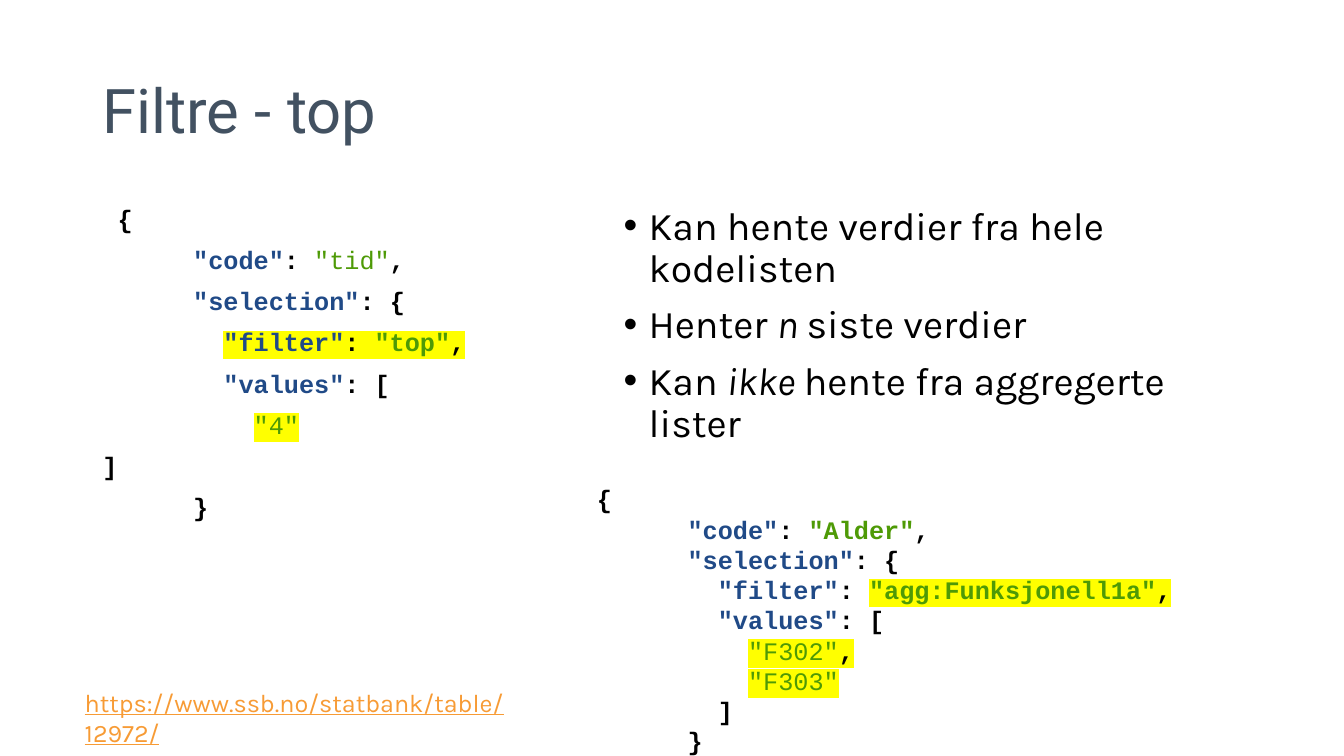
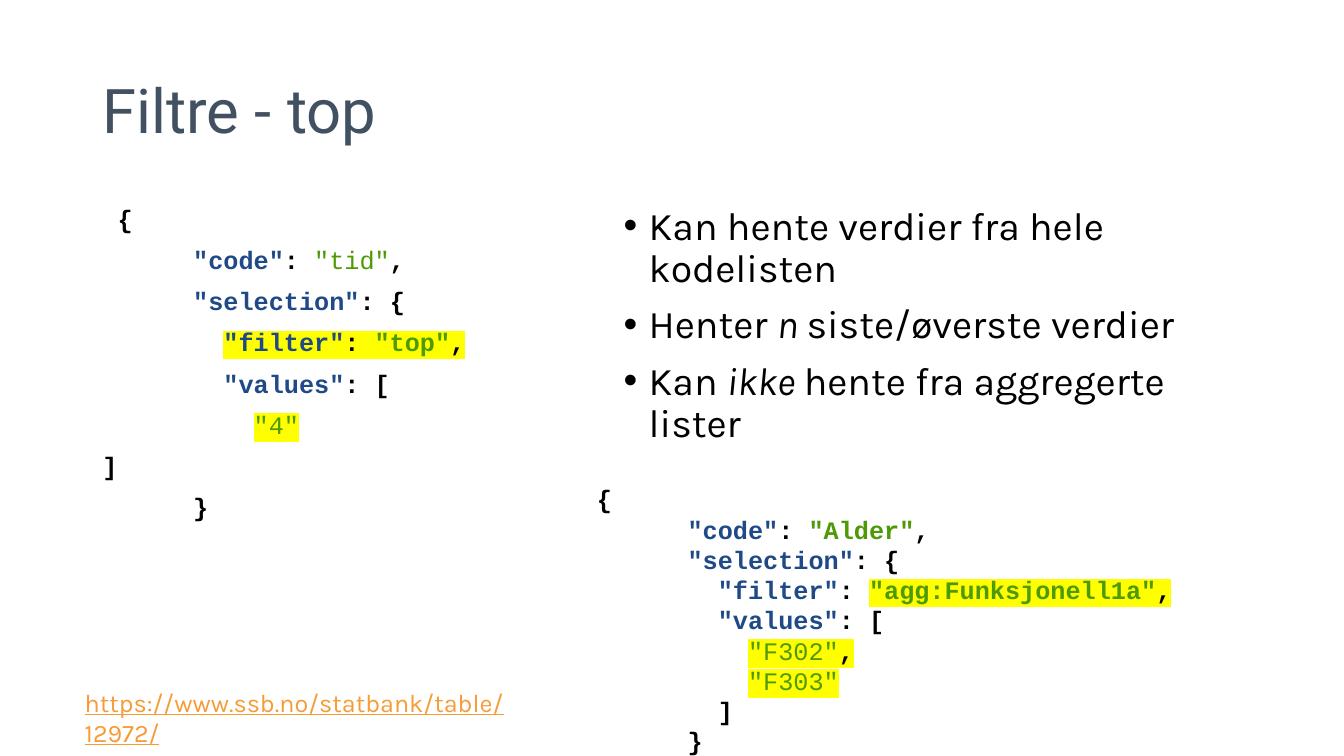
Before and after one commit to pandaAPIkurs/kursdata, a slide deck: slide 22 of Presentasjoner/Trinn2.pptx. Drawn at 1344x756 pixels with LibreOffice and Linux fonts; fonts in the diff are those of the drawing; background and template pictures are left out. Boxes give left, top, right and bottom in pixels: in the first picture for what was removed or moved away, otherwise in the second. Text is boxed around its words. In the diff, an @@ line names an element or a change of style, - is before the commit and + after.

Commit message:
Oppdatert ppt for trinn 2

```diff
--- a/Presentasjoner/Trinn2.pptx
+++ b/Presentasjoner/Trinn2.pptx
@@ text at bbox=[649, 309, 1174, 341]: text changed @@
-• Henter n siste verdier
+• Henter n siste/øverste verdier
```
Also in this commit, not shown: 1 other file.
